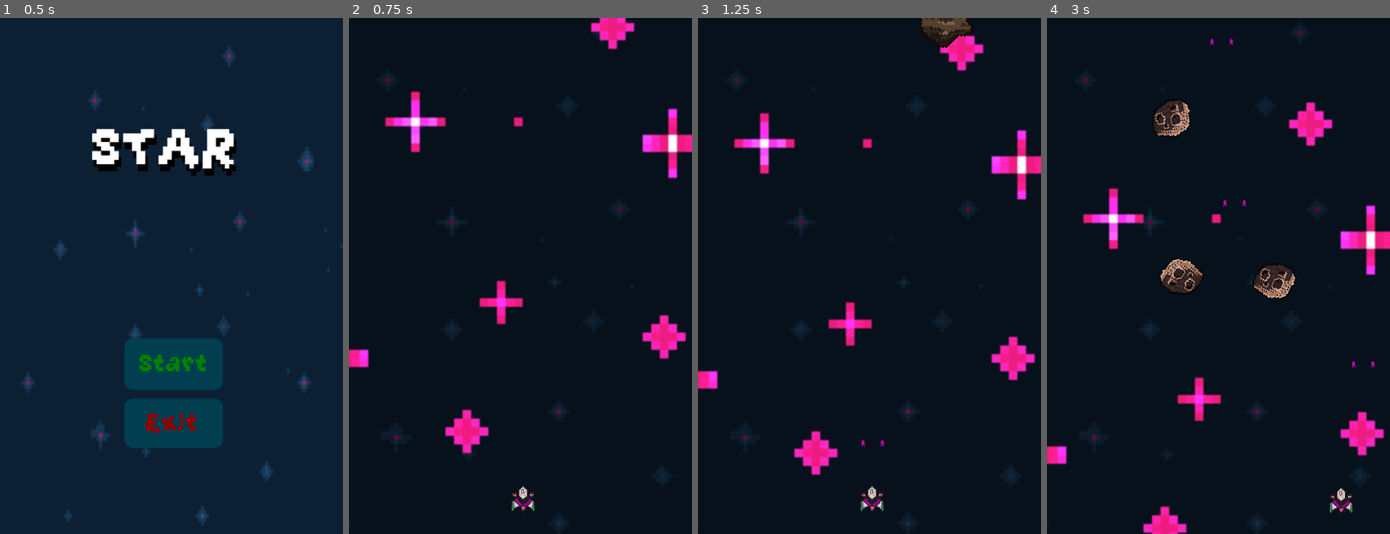
Above: before the commit, frames 1-4 (left to right).
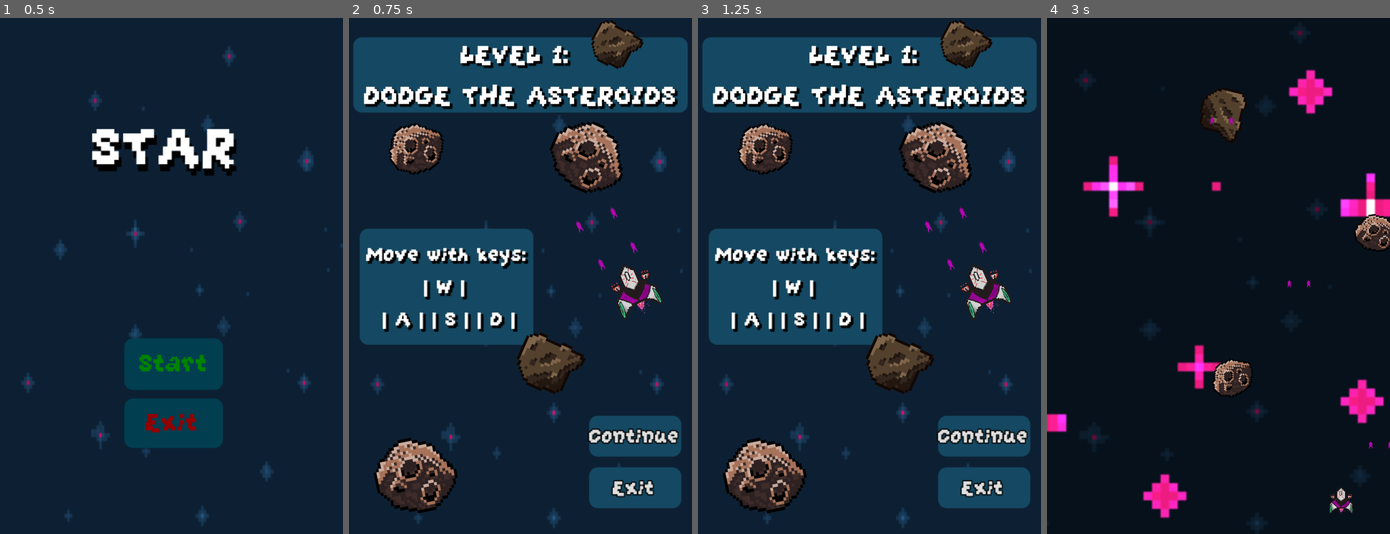
Above: after the commit, the same moments.

Repository: sabdri100/spaceeee
Game: Godot game, scene res://menu.tscn
The game is run twice, just before and just after one commit, with the same random seed, the same clock (stepped at 60 frames per second) and the same inputs.
Inputs (mouse positions are in pixels of both pictures, inside the frame that each line leads up to):
- Up to frame 1 (0.5 s): no input
- Up to frame 2 (0.75 s): click "Start" at 0.5 s
- Up to frame 3 (1.25 s): no input
- Up to frame 4 (3 s): click (1331, 435) at 1.25 s, where only the run after the commit has a clickable "Continue"; hold D (move_right) 2.03-2.78 s; hold A (move_left) from 2.78 s (still down)

Frame 1 is identical in both runs. In frame 2, 41% of the frame differs, in the area x 0-100%, y 0-99%; in frame 3, 41%; in frame 4, 11%.

Commit message:
Added Level1 Info Scene

Diff:
--- a/main.gd
+++ b/Level_1.gd
@@ -3,6 +3,7 @@
 @onready var enemy_spawner = $EnemySpawner
 @onready var levels_timer = $LevelsTimer
 @onready var asteroid_timer = $AsteroidSpawnTimer
+@onready var level_intro = $LevelIntro
 
 var asteroid_scene = preload("res://enemy_asteroid.tscn")
 var curr_level = 1
--- /dev/null
+++ b/Level_1.tscn
@@ -0,0 +1,25 @@
+[gd_scene load_steps=4 format=3 uid="uid://71t16126a4j2"]
+
+[ext_resource type="Script" uid="uid://cysaoo2e525ej" path="res://Level_1.gd" id="1_65pcf"]
+[ext_resource type="PackedScene" uid="uid://b5dhvhel125t6" path="res://ship.tscn" id="2_a0j4s"]
+[ext_resource type="PackedScene" uid="uid://pg3cx4mpe6w2" path="res://parallax_background.tscn" id="3_jikk4"]
+
+[node name="Level_1" type="Node2D"]
+script = ExtResource("1_65pcf")
+
+[node name="ship" parent="." instance=ExtResource("2_a0j4s")]
+
+[node name="EnemySpawner" type="Node2D" parent="."]
+
+[node name="LevelsTimer" type="Timer" parent="."]
+wait_time = 15.0
+autostart = true
+
+[node name="AsteroidSpawnTimer" type="Timer" parent="."]
+wait_time = 0.5
+autostart = true
+
+[node name="spaceBackground" parent="." instance=ExtResource("3_jikk4")]
+
+[connection signal="timeout" from="LevelsTimer" to="." method="_on_levels_timer_timeout"]
+[connection signal="timeout" from="AsteroidSpawnTimer" to="." method="_on_asteroid_spawn_timer_timeout"]
--- /dev/null
+++ b/level_intro.gd
@@ -0,0 +1,12 @@
+extends Control
+
+@onready var Title = $Title
+@onready var inst = $Instrucctions
+@onready var continue_button = $ContinueButon
+@onready var exit_button = $ExitButton
+
+func _on_continue_buton_pressed():
+	get_tree().change_scene_to_file("res://Level_1.tscn")
+
+func _on_exit_button_pressed() -> void:
+	get_tree().change_scene_to_file("res://menu.tscn")
--- /dev/null
+++ b/level_intro.tscn
@@ -0,0 +1,167 @@
+[gd_scene load_steps=13 format=3 uid="uid://bttk45acqwwn3"]
+
+[ext_resource type="Script" uid="uid://1jbq3mao2a3i" path="res://level_intro.gd" id="1_2ps0j"]
+[ext_resource type="Texture2D" uid="uid://bedkfmy4q02ys" path="res://art/Untitled 07-23-2025 12-07-23 (1).png" id="2_j2edh"]
+[ext_resource type="Texture2D" uid="uid://cbsew455ofco6" path="res://art/Untitled 07-18-2025 12-49-32.png" id="3_54sm7"]
+[ext_resource type="Texture2D" uid="uid://bpqv4y8n6yaed" path="res://art/Asteroid Brown.png" id="4_oc03k"]
+[ext_resource type="Texture2D" uid="uid://ckpxwh5ixx7oc" path="res://art/Untitled 07-17-2025 11-39-14 (1).png" id="5_j1qq3"]
+[ext_resource type="FontFile" uid="uid://dxtfpitcxe58o" path="res://art/GrapeSoda.ttf" id="6_ba3e1"]
+[ext_resource type="Texture2D" uid="uid://blvorfg3ijg05" path="res://art/asteroid_Brown2.png" id="7_ynr10"]
+
+[sub_resource type="StyleBoxTexture" id="StyleBoxTexture_yaehf"]
+texture = ExtResource("2_j2edh")
+
+[sub_resource type="StyleBoxFlat" id="StyleBoxFlat_074og"]
+bg_color = Color(0.0819648, 0.282661, 0.384163, 1)
+corner_radius_top_left = 4
+corner_radius_top_right = 4
+corner_radius_bottom_right = 4
+corner_radius_bottom_left = 4
+
+[sub_resource type="StyleBoxFlat" id="StyleBoxFlat_cegan"]
+bg_color = Color(0.0819648, 0.282661, 0.384163, 1)
+corner_radius_top_left = 4
+corner_radius_top_right = 4
+corner_radius_bottom_right = 4
+corner_radius_bottom_left = 4
+
+[sub_resource type="StyleBoxFlat" id="StyleBoxFlat_2ps0j"]
+
+[sub_resource type="StyleBoxFlat" id="StyleBoxFlat_j2edh"]
+bg_color = Color(0.0819648, 0.282661, 0.384163, 1)
+corner_radius_top_left = 4
+corner_radius_top_right = 4
+corner_radius_bottom_right = 4
+corner_radius_bottom_left = 4
+
+[node name="LevelIntro" type="Control"]
+layout_mode = 3
+anchors_preset = 0
+offset_right = 40.0
+offset_bottom = 40.0
+script = ExtResource("1_2ps0j")
+
+[node name="Panel" type="Panel" parent="."]
+layout_mode = 1
+anchors_preset = 15
+anchor_right = 1.0
+anchor_bottom = 1.0
+offset_right = 122.0
+offset_bottom = 201.0
+grow_horizontal = 2
+grow_vertical = 2
+theme_override_styles/panel = SubResource("StyleBoxTexture_yaehf")
+
+[node name="Bullet" type="Sprite2D" parent="."]
+position = Vector2(117.621, 114.358)
+rotation = -0.418353
+scale = Vector2(0.317931, 0.412525)
+texture = ExtResource("3_54sm7")
+
+[node name="Bullet2" type="Sprite2D" parent="Bullet"]
+position = Vector2(53.3336, -2.94812)
+texture = ExtResource("3_54sm7")
+
+[node name="Bullet3" type="Sprite2D" parent="Bullet"]
+position = Vector2(-7.0415, -49.1912)
+texture = ExtResource("3_54sm7")
+
+[node name="Bullet4" type="Sprite2D" parent="Bullet"]
+position = Vector2(46.9142, -47.4401)
+texture = ExtResource("3_54sm7")
+
+[node name="Asteroid4" type="Sprite2D" parent="."]
+position = Vector2(31, 212)
+rotation = -0.19939
+scale = Vector2(0.253886, 0.28142)
+texture = ExtResource("4_oc03k")
+
+[node name="Asteroid4" type="Sprite2D" parent="Asteroid4"]
+position = Vector2(118.584, -529.417)
+rotation = -0.42072
+scale = Vector2(0.680349, 0.71312)
+skew = -0.0819287
+texture = ExtResource("4_oc03k")
+
+[node name="Asteroid1" type="Sprite2D" parent="."]
+position = Vector2(112, 64)
+rotation = 0.42258
+scale = Vector2(0.240625, 0.25625)
+texture = ExtResource("4_oc03k")
+
+[node name="ShipImage" type="Sprite2D" parent="."]
+position = Vector2(134.621, 126.358)
+rotation = -0.408704
+scale = Vector2(0.147464, 0.14351)
+texture = ExtResource("5_j1qq3")
+
+[node name="Title" type="Label" parent="."]
+layout_mode = 0
+offset_left = 2.0
+offset_top = 9.0
+offset_right = 158.0
+offset_bottom = 44.0
+theme_override_colors/font_shadow_color = Color(0, 0, 0, 1)
+theme_override_fonts/font = ExtResource("6_ba3e1")
+theme_override_font_sizes/font_size = 0
+theme_override_styles/normal = SubResource("StyleBoxFlat_074og")
+text = "          Level 1:
+ Dodge The Asteroids"
+vertical_alignment = 1
+uppercase = true
+
+[node name="Asteroid2" type="Sprite2D" parent="."]
+position = Vector2(124, 13)
+rotation = 0.492797
+scale = Vector2(0.0516707, 0.0553297)
+texture = ExtResource("7_ynr10")
+
+[node name="Instrucctions" type="Label" parent="."]
+layout_mode = 0
+offset_left = 5.0
+offset_top = 98.0
+offset_right = 86.0
+offset_bottom = 152.0
+theme_override_colors/font_shadow_color = Color(0, 0, 0, 1)
+theme_override_fonts/font = ExtResource("6_ba3e1")
+theme_override_font_sizes/font_size = 12
+theme_override_styles/normal = SubResource("StyleBoxFlat_cegan")
+text = "Move with keys:
+| W |
+ | A | | S | | D |"
+horizontal_alignment = 1
+vertical_alignment = 1
+
+[node name="Asteroid3" type="Sprite2D" parent="."]
+position = Vector2(92.8861, 161.368)
+rotation = 0.42258
+scale = Vector2(0.0683094, 0.0701067)
+texture = ExtResource("7_ynr10")
+
+[node name="ExitButton" type="Button" parent="."]
+offset_left = 112.0
+offset_top = 209.0
+offset_right = 155.0
+offset_bottom = 228.0
+theme_override_constants/outline_size = 2
+theme_override_fonts/font = ExtResource("6_ba3e1")
+theme_override_font_sizes/font_size = 12
+theme_override_styles/hover = SubResource("StyleBoxFlat_2ps0j")
+theme_override_styles/normal = SubResource("StyleBoxFlat_j2edh")
+text = "Exit"
+
+[node name="ContinueButon" type="Button" parent="."]
+layout_mode = 0
+offset_left = 112.0
+offset_top = 185.0
+offset_right = 155.0
+offset_bottom = 204.0
+theme_override_constants/outline_size = 2
+theme_override_fonts/font = ExtResource("6_ba3e1")
+theme_override_font_sizes/font_size = 12
+theme_override_styles/hover = SubResource("StyleBoxFlat_2ps0j")
+theme_override_styles/normal = SubResource("StyleBoxFlat_j2edh")
+text = "Continue"
+
+[connection signal="pressed" from="ExitButton" to="." method="_on_exit_button_pressed"]
+[connection signal="pressed" from="ContinueButon" to="." method="_on_continue_buton_pressed"]
--- a/main.tscn
+++ /dev/null
@@ -1,25 +0,0 @@
-[gd_scene load_steps=4 format=3 uid="uid://71t16126a4j2"]
-
-[ext_resource type="Script" uid="uid://cysaoo2e525ej" path="res://main.gd" id="1_0xm2m"]
-[ext_resource type="PackedScene" uid="uid://b5dhvhel125t6" path="res://ship.tscn" id="1_ig7tw"]
-[ext_resource type="PackedScene" uid="uid://pg3cx4mpe6w2" path="res://parallax_background.tscn" id="3_h2yge"]
-
-[node name="main" type="Node2D"]
-script = ExtResource("1_0xm2m")
-
-[node name="ship" parent="." instance=ExtResource("1_ig7tw")]
-
-[node name="EnemySpawner" type="Node2D" parent="."]
-
-[node name="LevelsTimer" type="Timer" parent="."]
-wait_time = 15.0
-autostart = true
-
-[node name="AsteroidSpawnTimer" type="Timer" parent="."]
-wait_time = 0.5
-autostart = true
-
-[node name="spaceBackground" parent="." instance=ExtResource("3_h2yge")]
-
-[connection signal="timeout" from="LevelsTimer" to="." method="_on_levels_timer_timeout"]
-[connection signal="timeout" from="AsteroidSpawnTimer" to="." method="_on_asteroid_spawn_timer_timeout"]
--- a/menu.gd
+++ b/menu.gd
@@ -12,7 +12,7 @@
 
 func _on_start_pressed() :
 	self.visible = false
-	get_tree().change_scene_to_file("res://main.tscn")
+	get_tree().change_scene_to_file("res://level_intro.tscn")
 
 
 func _on_exit_2_pressed() -> void:
Renamed: main.gd.uid -> Level_1.gd.uid
Not shown, added: level_intro.gd.uid
